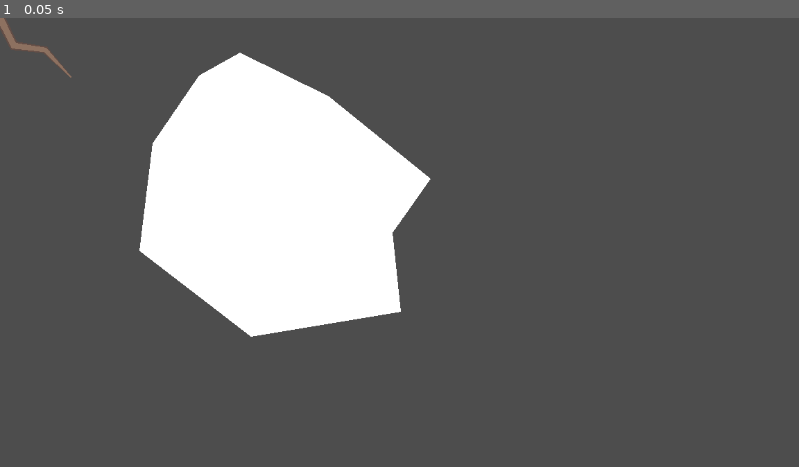
Above: before the commit, frame 1.
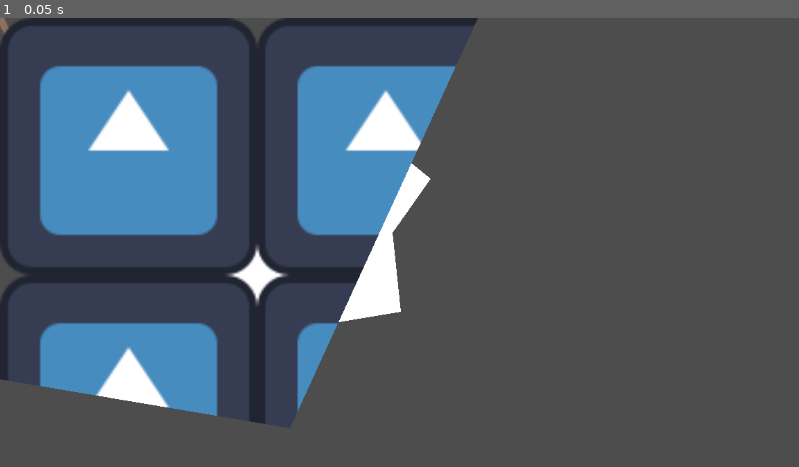
Above: after the commit, the same moment.

Repository: DeanNevan/RootsOfLife
Game: Godot game, scene res://src/test/Test.tscn
Same seed, same stepped clock (60 frames per second), same inputs: the game is played once before the commit and once after it. The project has no main scene, so this scene is started directly. The engine's default icon, where the game draws it, is replaced by a stand-in: a white triangle on a blue panel in a dark square.
Inputs:
- Up to frame 1 (0.05 s): no input

The runs differ from the first frame. In frame 1, 30% of the frame differs, in the area x 0-60%, y 0-91%.

Commit message:
营养地形框架

Diff:
--- /dev/null
+++ b/src/main/Terrain/TerrainNutrition/TerrainNutritionK/TerrainNutritionK.gd
@@ -0,0 +1,11 @@
+extends TerrainNutrition
+class_name TerrainNutritionK
+
+# Called when the node enters the scene tree for the first time.
+func _ready():
+	pass # Replace with function body.
+
+
+# Called every frame. 'delta' is the elapsed time since the previous frame.
+func _process(delta):
+	pass
--- /dev/null
+++ b/src/main/Terrain/TerrainNutrition/TerrainNutritionK/TerrainNutritionK.tscn
@@ -0,0 +1,7 @@
+[gd_scene load_steps=3 format=3 uid="uid://bafrt4ph1e3w4"]
+
+[ext_resource type="PackedScene" uid="uid://vmji7hcgdgmu" path="res://src/main/Terrain/TerrainNutrition/TerrainNutrition.tscn" id="1_d7als"]
+[ext_resource type="Script" path="res://src/main/Terrain/TerrainNutrition/TerrainNutritionK/TerrainNutritionK.gd" id="2_i6gb5"]
+
+[node name="TerrainNutritionK" instance=ExtResource("1_d7als")]
+script = ExtResource("2_i6gb5")
--- /dev/null
+++ b/src/main/Terrain/TerrainNutrition/TerrainNutritionN/TerrainNutritionN.gd
@@ -0,0 +1,11 @@
+extends TerrainNutrition
+class_name TerrainNutritionN
+
+# Called when the node enters the scene tree for the first time.
+func _ready():
+	pass # Replace with function body.
+
+
+# Called every frame. 'delta' is the elapsed time since the previous frame.
+func _process(delta):
+	pass
--- /dev/null
+++ b/src/main/Terrain/TerrainNutrition/TerrainNutritionN/TerrainNutritionN.tscn
@@ -0,0 +1,7 @@
+[gd_scene load_steps=3 format=3 uid="uid://bsqyhn1d8ou78"]
+
+[ext_resource type="PackedScene" uid="uid://vmji7hcgdgmu" path="res://src/main/Terrain/TerrainNutrition/TerrainNutrition.tscn" id="1_mjdxc"]
+[ext_resource type="Script" path="res://src/main/Terrain/TerrainNutrition/TerrainNutritionN/TerrainNutritionN.gd" id="2_lduw2"]
+
+[node name="TerrainNutritionN" instance=ExtResource("1_mjdxc")]
+script = ExtResource("2_lduw2")
--- /dev/null
+++ b/src/main/Terrain/TerrainNutrition/TerrainNutritionP/TerrainNutritionP.gd
@@ -0,0 +1,11 @@
+extends TerrainNutrition
+class_name TerrainNutritionP
+
+# Called when the node enters the scene tree for the first time.
+func _ready():
+	pass # Replace with function body.
+
+
+# Called every frame. 'delta' is the elapsed time since the previous frame.
+func _process(delta):
+	pass
--- /dev/null
+++ b/src/main/Terrain/TerrainNutrition/TerrainNutritionP/TerrainNutritionP.tscn
@@ -0,0 +1,7 @@
+[gd_scene load_steps=3 format=3 uid="uid://dbyni7eswyigw"]
+
+[ext_resource type="PackedScene" uid="uid://vmji7hcgdgmu" path="res://src/main/Terrain/TerrainNutrition/TerrainNutrition.tscn" id="1_0lert"]
+[ext_resource type="Script" path="res://src/main/Terrain/TerrainNutrition/TerrainNutritionP/TerrainNutritionP.gd" id="2_t5bu4"]
+
+[node name="TerrainNutritionP" instance=ExtResource("1_0lert")]
+script = ExtResource("2_t5bu4")
--- a/src/test/Test.tscn
+++ b/src/test/Test.tscn
@@ -1,9 +1,10 @@
-[gd_scene load_steps=6 format=3 uid="uid://cbal8eglc5wnr"]
+[gd_scene load_steps=7 format=3 uid="uid://cbal8eglc5wnr"]
 
 [ext_resource type="Script" path="res://src/test/Test.gd" id="1_ljoxw"]
 [ext_resource type="PackedScene" uid="uid://c3n2y6n7phv8v" path="res://src/main/PlantElement/TreeLike/Roots/Roots.tscn" id="2_wyl0j"]
 [ext_resource type="PackedScene" uid="uid://dmx5rkb7w3r37" path="res://src/main/PlantElement/TreeLike/Roots/RootsLine.tscn" id="3_immfo"]
 [ext_resource type="PackedScene" uid="uid://jihoqu0f2lic" path="res://src/main/Terrain/TerrainBarrier/TerrainBarrier.tscn" id="4_ng7eu"]
+[ext_resource type="Texture2D" uid="uid://bdd5bwvs46yf4" path="res://icon.svg" id="5_72rtv"]
 
 [sub_resource type="CircleShape2D" id="CircleShape2D_gcgkk"]
 
@@ -35,6 +36,12 @@
 unique_name_in_owner = true
 wait_time = 0.05
 
+[node name="Polygon2D" type="Polygon2D" parent="."]
+texture_repeat = 2
+texture = ExtResource("5_72rtv")
+texture_scale = Vector2(0.345, 0.345)
+polygon = PackedVector2Array(-553, 428, 418, 592, 735, -100, -412, -265)
+
 [connection signal="area_entered" from="AreaMouseDrawer" to="." method="_on_area_mouse_drawer_area_entered"]
 [connection signal="area_exited" from="AreaMouseDrawer" to="." method="_on_area_mouse_drawer_area_exited"]
 [connection signal="area_shape_entered" from="AreaMouseDrawer" to="." method="_on_area_mouse_drawer_area_shape_entered"]
